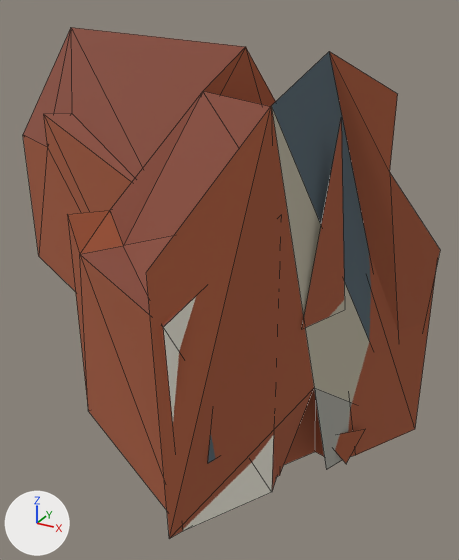
The glTF model public/canal-drive/models/christ-church-groenburgwal.lod2.glb: old version first, new version second.
Camera for both pictures: a camera (50 mm lens) standing at (9.3, -19.7, 16.1) and looking at (-4.2, 4.9, 3.8). The lights are fixed; the arrows at lower left show +X, +Y and +Z. The first picture is the older version. Mesh edges are drawn as thin lines. Where no turn or scale is listed for an object, it has been applied to the vertices. Vertices at exactly the same position are counted once.

The first picture shows 'lod2'.
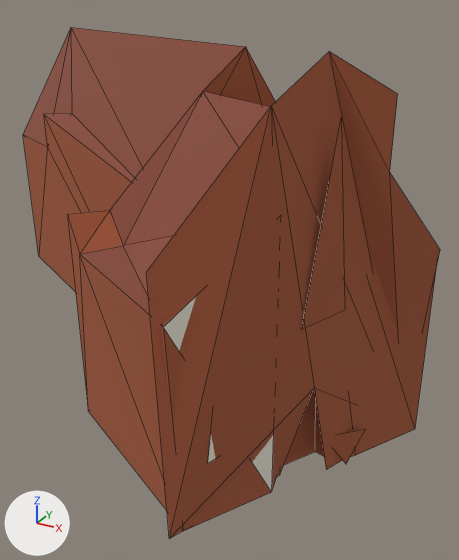
The change in detail:
Material 'Material_2' (mat_material_2) changes colour from grey #bdb6a2 to white #ece8da; in linear values from (0.509, 0.468, 0.361) to (0.839, 0.807, 0.701).
me_lod2 has 50 vertices, 61 faces and spans x -13.7..13.7, y -11.5..11.5, z -7.4..7.4.
me_lod2 is used by ob_lod2; location (-8.08, 4.57, 7.37).
me_lod2 no longer uses material mat_material_5 (white #ece8da).
me_lod2 part 1: 1 face spanning x 8.0..10.2, y -11.1..-7.9, z -7.4..0.2 switches from mat_material_5 (white #ece8da) to mat_material_0 (brown #a65a3c).
me_lod2 part 2: 2 faces spanning x 8.1..13.2, y -11.5..-1.6, z -7.4..7.4 switch from mat_material_4 (greyish blue #56666f) to mat_material_0 (brown #a65a3c).
me_lod2 part 3: 1 face spanning x 8.9..9.5, y -10.3..-8.6, z -4.9..0.9 switches from mat_material_4 (greyish blue #56666f) to mat_material_2 (white #ece8da).
me_lod2 part 4: 1 face spanning x 10.0..13.2, y -8.4..-1.6, z -7.4..6.1 switches from mat_material_2 (grey #bdb6a2) to mat_material_0 (brown #a65a3c).
me_lod2 part 5: 1 face spanning x 11.0..13.2, y -6.6..-1.6, z -7.4..-3.5 switches from mat_material_3 (grey #a9a89f) to mat_material_0 (brown #a65a3c).
me_lod2 no longer uses material mat_material_3 (grey #a9a89f).

Boxes [x1, y1, x2, y2] around the edits, measured in the pictures (459 x 560 px):
'lod2', recoloured, surface changed
    both: [80, 51, 440, 532]
part 1 of me_lod2, recoloured
    both: [163, 327, 271, 531]
part 2 of me_lod2, recoloured (greyish blue to brown)
    both: [272, 52, 371, 340]
part 3 of me_lod2, recoloured
    both: [208, 436, 215, 463]
part 4 of me_lod2, recoloured (grey to brown)
    both: [272, 108, 369, 402]
part 5 of me_lod2, recoloured (grey to brown)
    both: [314, 388, 352, 470]
